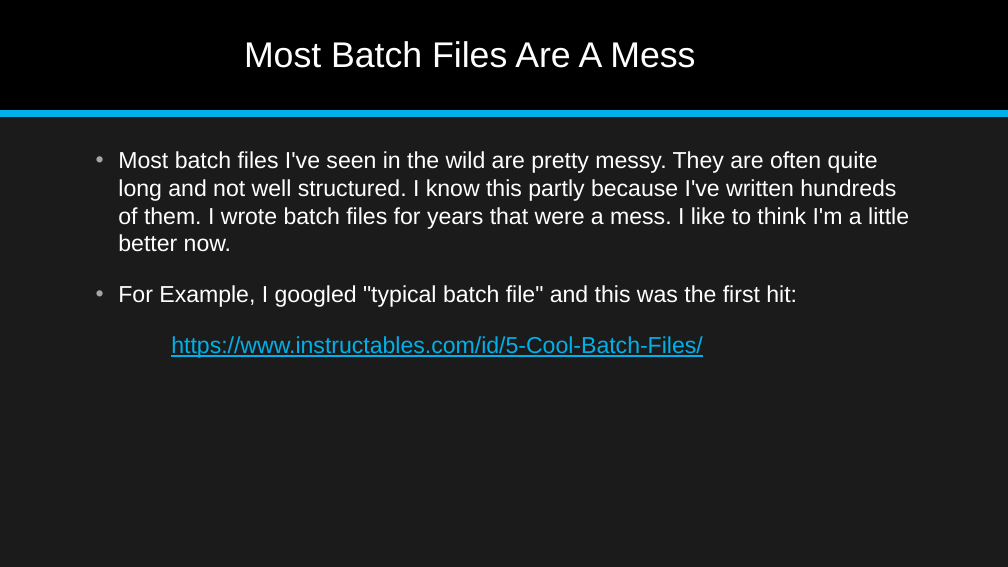
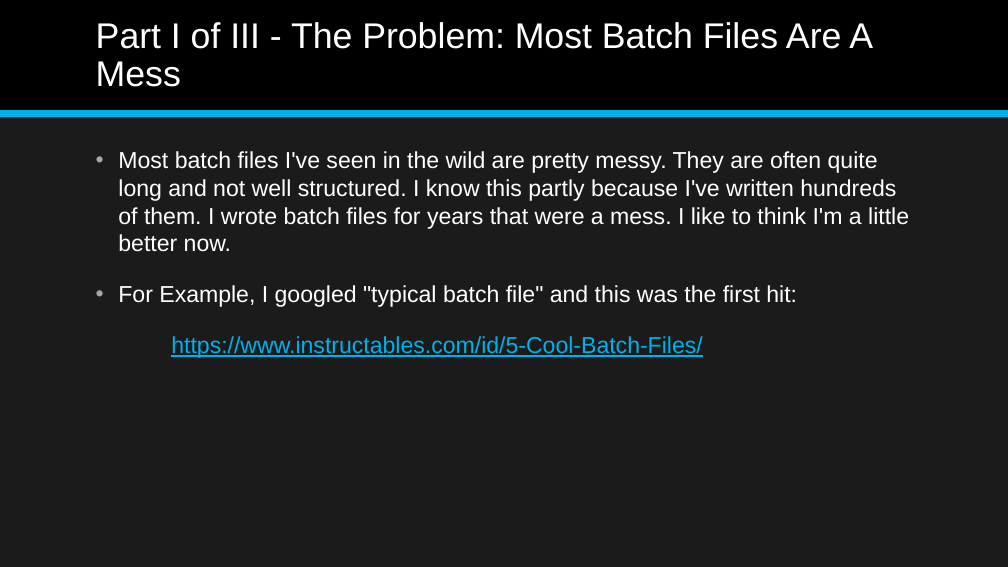
Before and after one commit to jonathan-r-jones/Composable-Batch-Files, a slide deck: slide 3 of Composable Batch File Helper.pptx (slide 2 before the commit). Drawn at 1008x567 pixels with LibreOffice and Linux fonts; fonts in the diff are those of the drawing. Boxes give left, top, right and bottom in pixels: in the first picture for what was removed or moved away, otherwise in the second. Text is boxed around its words. In the diff, an @@ line names an element or a change of style, - is before the commit and + after.

```diff
--- a/Composable Batch File Helper.pptx
+++ b/Composable Batch File Helper.pptx
@@ title at (96, 22, 873, 87): text changed @@
-Most Batch Files Are A Mess
+Part I of III - The Problem: Most Batch Files Are A Mess
```
Also in this commit, not shown: 5 other slides changed, 2 slides added, 1 slide removed, 2 other files.
